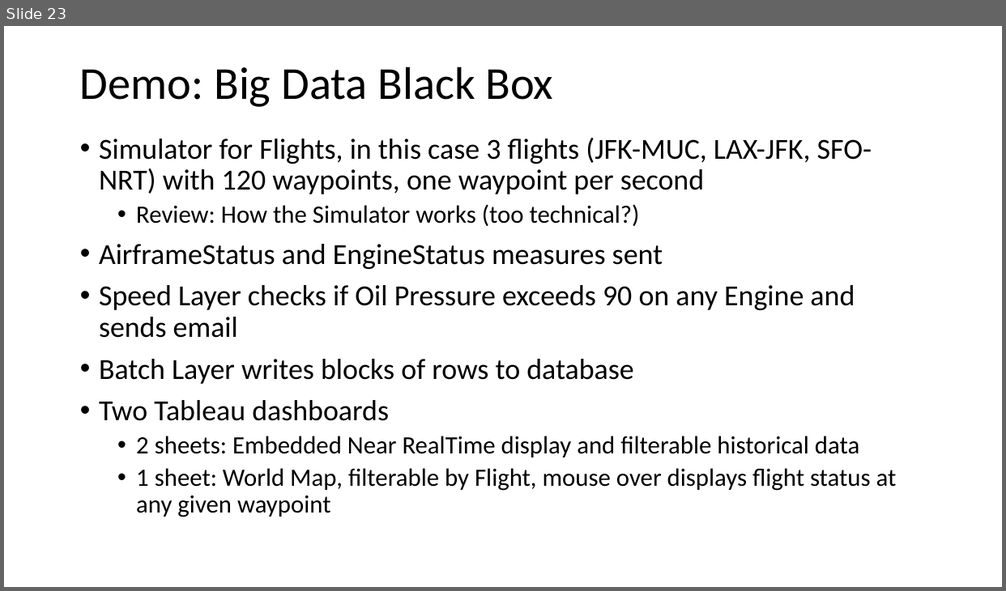
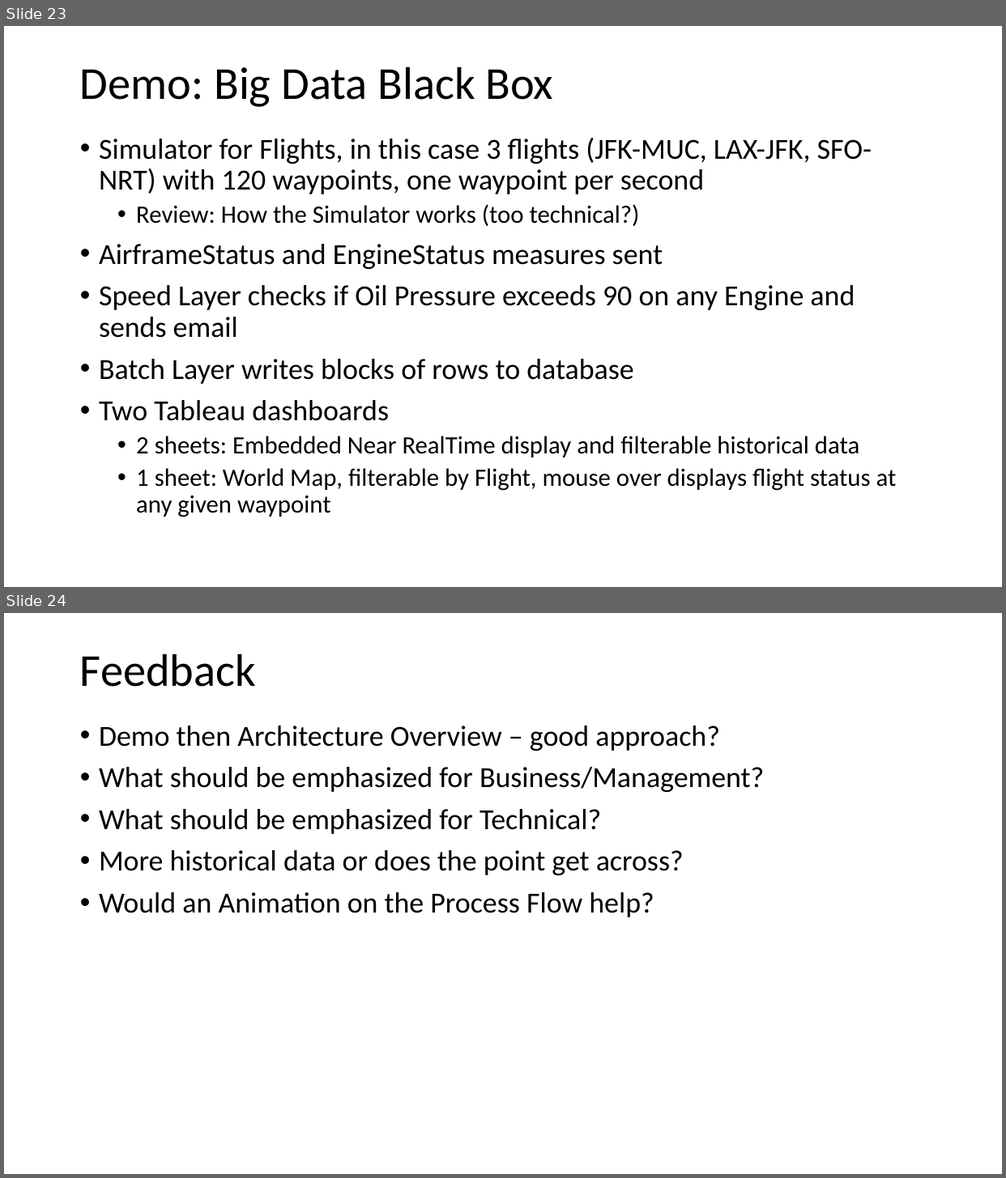
Before and after one commit to petezybrick/iote2e, a slide deck: iote2e-common/src/site/markdown/slides/iote2e-dryrun-20170904.pptx. Shown one above the other, each under a label of ours: slide 23 before the commit, slides 23 and 24 after it. The pictures are 1006x591 and 1006x1178 pixels, drawn with LibreOffice and Linux fonts; fonts in the diff are those of the drawing. Boxes give left, top, right and bottom in pixels: in the first picture for what was removed or moved away, otherwise in the second. Text is boxed around its words. In the diff, an @@ line names an element or a change of style, - is before the commit and + after.

```diff
--- a/iote2e-common/src/site/markdown/slides/iote2e-dryrun-20170904.pptx
+++ b/iote2e-common/src/site/markdown/slides/iote2e-dryrun-20170904.pptx
@@ slide 24 added at (4, 613, 1002, 1174), background #FFFFFF @@
@@ title added at (80, 653, 256, 687), 44 pt, text #000000 @@
+Feedback
@@ text added at (99, 726, 764, 918), 28 pt, text #000000 @@
+• Demo then Architecture Overview – good approach?
+• What should be emphasized for Business/Management?
+• What should be emphasized for Technical?
+• More historical data or does the point get across?
+• Would an Animation on the Process Flow help?
```
Also in this commit, not shown: 3 slides changed, 2 slides removed, 1 other file.
